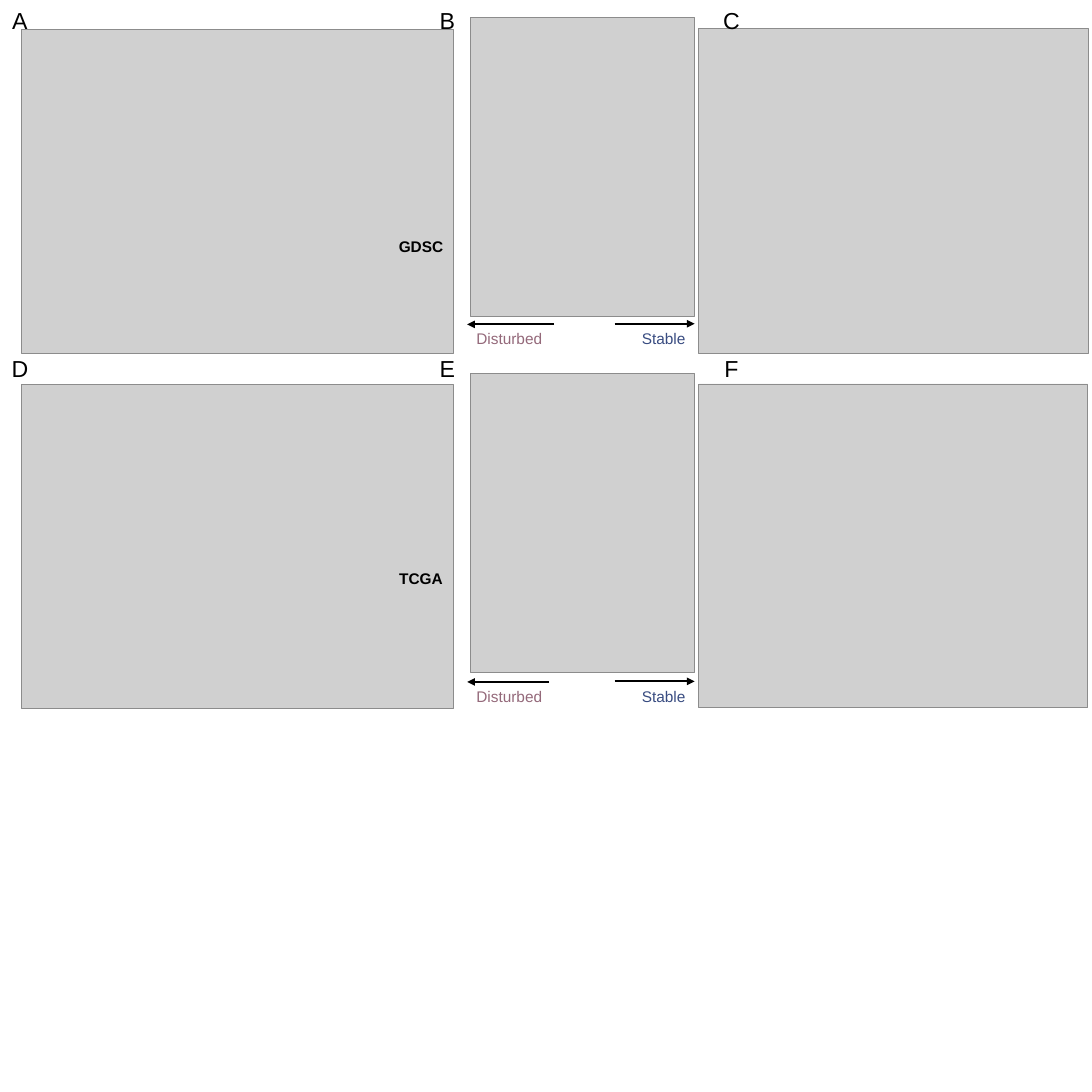
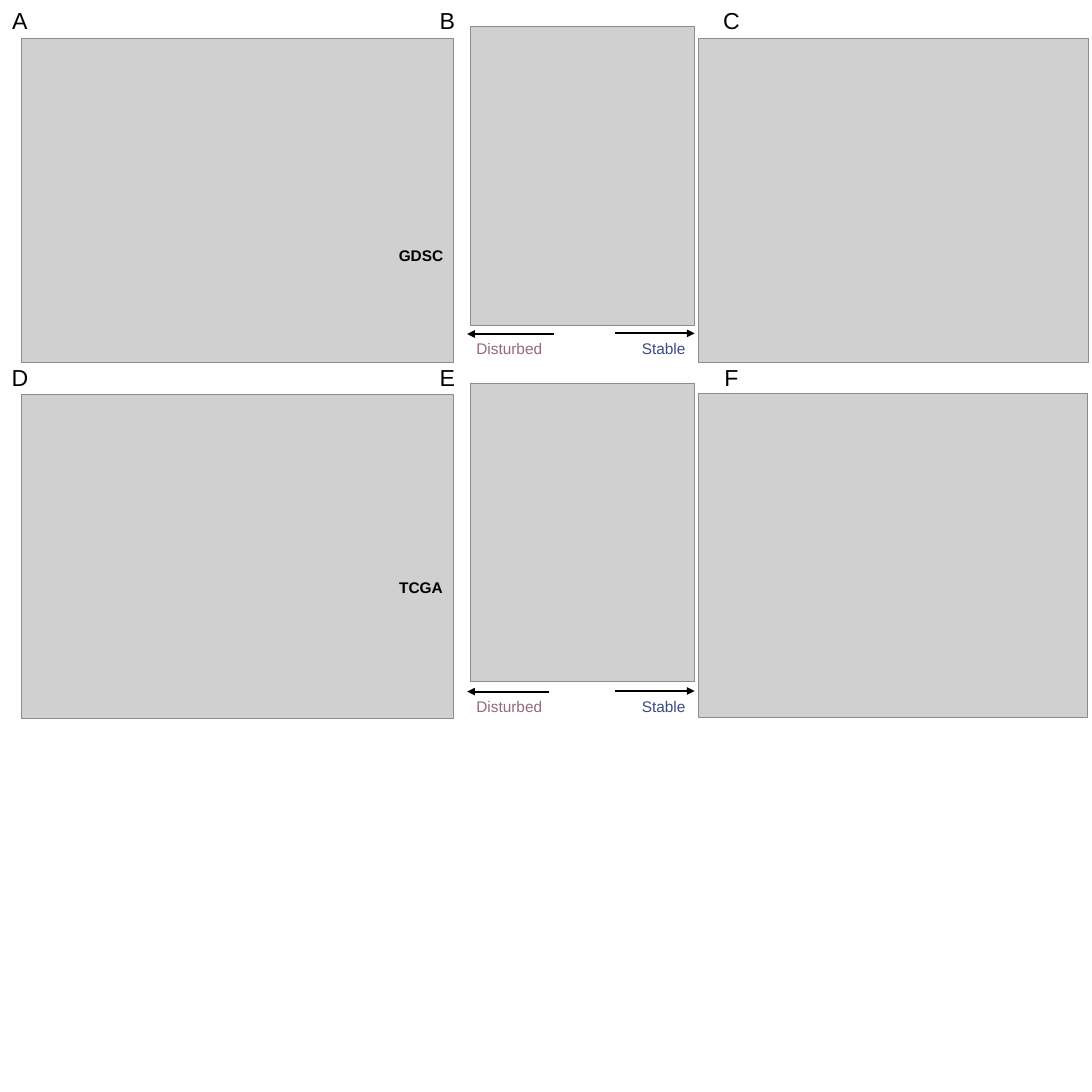
Before and after one commit to Vinnish-A/drug-glioma, a slide deck: slide 2 of docs/figure.pptx. Drawn at 1092x1092 pixels with LibreOffice and Linux fonts; fonts in the diff are those of the drawing; grey boxes stand for pictures. Boxes give left, top, right and bottom in pixels: in the first picture for what was removed or moved away, otherwise in the second. Text is boxed around its words. In the diff, an @@ line names an element or a change of style, - is before the commit and + after.

```diff
--- a/docs/figure.pptx
+++ b/docs/figure.pptx
@@ 9 texts, 6 pictures, 4 arrows: place and size @@
-9 texts, 6 pictures, 4 arrows at (12, 18, 1088, 708)
+9 texts, 6 pictures, 4 arrows at (12, 27, 1088, 718)
```
Also in this commit, not shown: 1 slide added, 7 other files.
